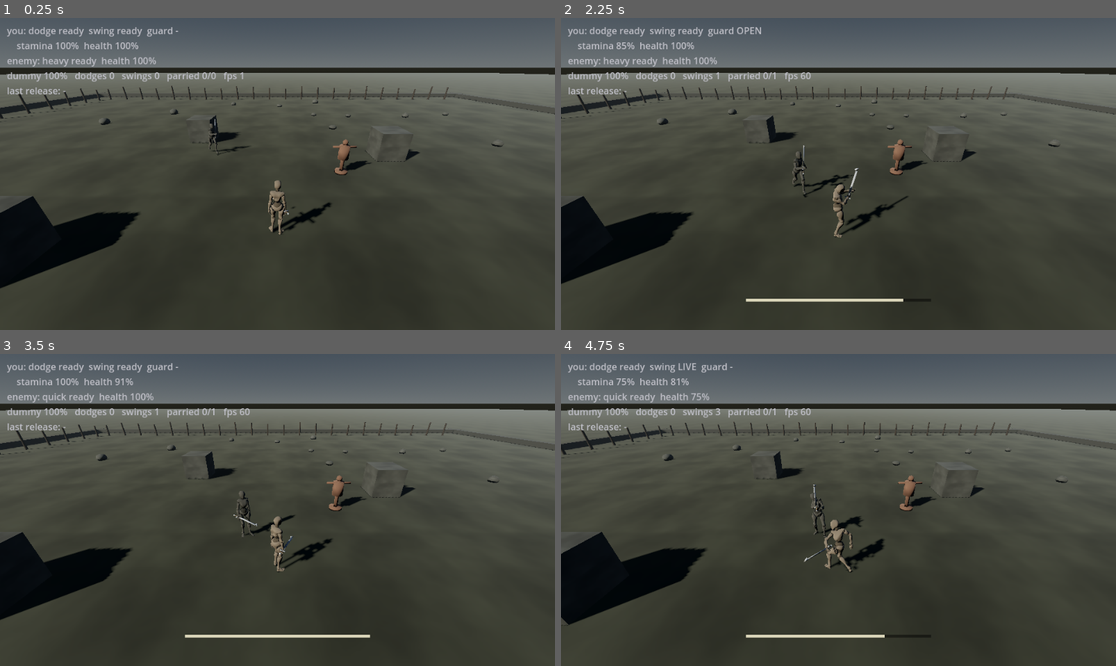
Above: before the commit, frames 1-4 (two rows, left to right).
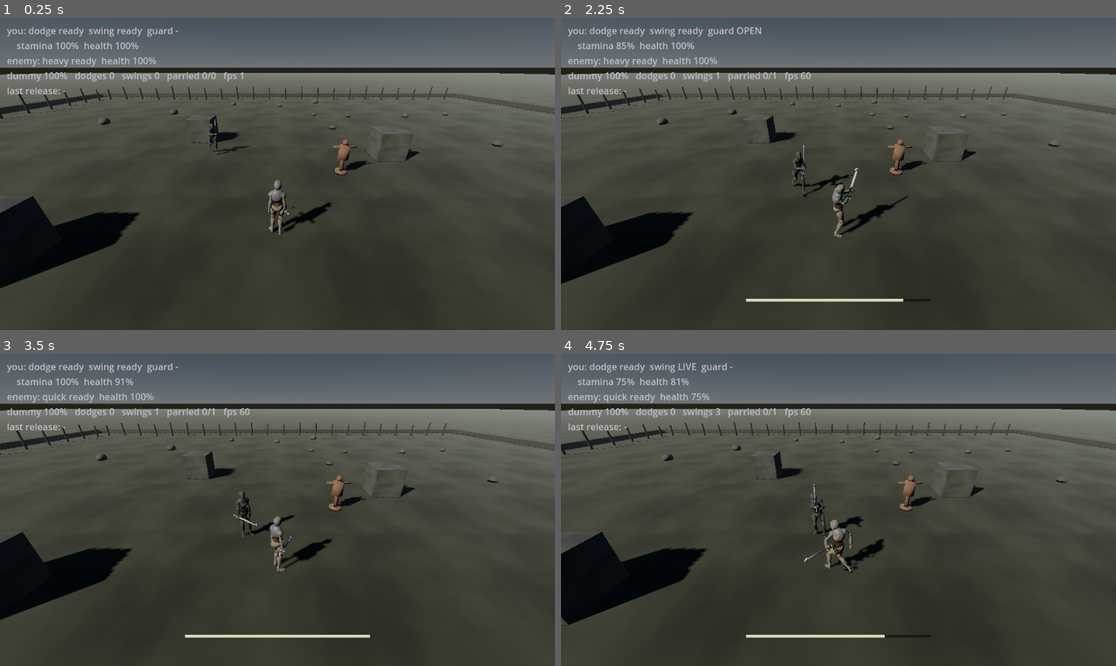
Above: after the commit, the same moments.

Repository: knightdx91-alt/Bloodborn
Game: Godot game, scene res://main.tscn
Two runs of this game, one before a commit and one after it. Both use one fixed random seed, a clock stepped at 60 frames per second and the inputs below.
Inputs (mouse positions are in pixels of both pictures, inside the frame that each line leads up to):
- Up to frame 1 (0.25 s): no input
- Up to frame 2 (2.25 s): tap Enter at 0.5 s; move the mouse to (960, 158) at 0.52 s; hold D 0.53-1.25 s; tap J at 0.6 s; click (960, 158) at 0.67 s; tap Space at 0.77 s; drag from (727, 189) to (810, 236) at 1.27 s; move the mouse to (894, 105) at 2.02 s; hold D from 2.03 s (still down); tap K at 2.1 s
- Up to frame 3 (3.5 s): release D at 2.75 s; drag from (249, 572) to (111, 463) at 2.77 s
- Up to frame 4 (4.75 s): move the mouse to (1005, 556) at 3.52 s; hold A 3.53-4.25 s; tap J at 3.6 s; tap Space at 3.77 s; drag from (672, 463) to (755, 432) at 4.27 s

The runs differ from the first frame. In frame 1, 0.2% of the frame differs, in the area x 37-59%, y 34-69%; in frame 2, 0.2%; in frame 3, 0.2%, in the area x 42-59%, y 44-68%; in frame 4, 0.2%.

Commit message:
Put the characters in armour, in code, per slot
A helm, pauldrons, a cuirass, vambraces, tassets, thigh guards and
greaves, built from primitives in armour.gd and hung on the Mixamo
skeleton. They are still mannequins underneath, but they read as
fighters rather than shop dummies, and none of it cost anything.

The geometry is a placeholder. The structure is not. L63 tracks armour
across head, torso, arms and legs and says a piece that breaks does not
merely stop protecting — it comes off, and that slot is bare for the
rest of the fight: "a fighter who started the day in plate finishes it
half bare and increasingly desperate". A character with its armour baked
into one mesh cannot do that, which is most bought characters and all of
Mixamo's, so the slots were worth building before the meshes are worth
buying. shed(slot) is that rule, and L63 is now visible in the prototype
for the first time rather than only written down.

Placement is derived from the rest pose rather than guessed: limb bones
point their local +Y down the limb, measured, so an offset in +Y slides
a piece toward the hand or the foot. That holds for any Mixamo-rigged
character, which is what every spec here asks for.

Three things this got wrong on the way:

size was read as a radius when both primitives are built at diameter 1,
which put a bucket on the character's head and spheres the size of
melons on their shoulders.

Physically correct metal rendered as a black silhouette. A metal surface
is lit almost entirely by what it reflects and there is nothing in this
scene to reflect but a procedural sky, so metallic sits at 0.18 rather
than 0.75. Grounded iron is not a mirror anyway (L20), so the honest
value and the good-looking one agree.

And the whole project hung at startup with no output at all, which
looked like an infinite loop and was actually the global class cache not
knowing about a new class_name file. --import rebuilds it. Same trap as
when rules/ was added; it is in the README.

The enemy now wears darker kit as well as a darker body, because
interface.md 2 gives an opponent no marker over their head and the
difference has to live in the silhouette and the value.

Co-Authored-By: Claude Opus 5 <noreply@anthropic.com>
Claude-Session: https://claude.ai/code/session_01BaXNESXu95G2WgBMqTbcJn

Diff:
--- /dev/null
+++ b/prototype/armour.gd
@@ -0,0 +1,106 @@
+class_name Armour
+extends RefCounted
+## Grey-box armour, built from primitives and hung on the skeleton.
+##
+## This is a placeholder for the geometry and **not** a placeholder for
+## the structure. `pillars.md` **L63** tracks armour across head, torso,
+## arms and legs, each with its own condition, and says a piece that
+## breaks "does not merely stop protecting — **it comes off**, and that
+## slot is bare for the rest of the fight... a fighter who started the
+## day in plate finishes it half bare and increasingly desperate."
+##
+## A character with its armour baked into one mesh cannot do that, which
+## is most bought characters and all of Mixamo's — so the slots are worth
+## building before the meshes are worth buying. When real pieces arrive
+## they replace the boxes below and nothing else changes.
+
+enum Slot { HEAD, TORSO, ARMS, LEGS }
+
+## Which Mixamo bone carries each piece, and where along it.
+##
+## Limb bones point their local +Y down the limb — measured off the rest
+## pose, not assumed — so an offset in +Y slides a piece toward the hand
+## or the foot.
+##
+## `size` is the piece's FULL EXTENT, not a radius. Both primitives below
+## are built at diameter 1 so that scale and size are the same number;
+## reading it as a radius once put a bucket on the character's head.
+const PIECES := {
+	Slot.HEAD: [
+		{"bone": "Head", "shape": "dome", "size": Vector3(0.195, 0.25, 0.215),
+		 "at": Vector3(0.0, 0.075, 0.005), "metal": true},
+		{"bone": "Head", "shape": "box", "size": Vector3(0.03, 0.10, 0.035),
+		 "at": Vector3(0.0, 0.055, 0.095), "metal": true},
+	],
+	Slot.TORSO: [
+		{"bone": "Spine2", "shape": "dome", "size": Vector3(0.36, 0.40, 0.26),
+		 "at": Vector3(0.0, 0.04, 0.0), "metal": true},
+		{"bone": "Hips", "shape": "dome", "size": Vector3(0.32, 0.20, 0.25),
+		 "at": Vector3(0.0, 0.03, 0.0), "metal": false},
+	],
+	Slot.ARMS: [
+		{"bone": "LeftArm", "shape": "dome", "size": Vector3(0.175, 0.16, 0.175),
+		 "at": Vector3(0.0, 0.025, 0.0), "metal": true},
+		{"bone": "RightArm", "shape": "dome", "size": Vector3(0.175, 0.16, 0.175),
+		 "at": Vector3(0.0, 0.025, 0.0), "metal": true},
+		{"bone": "LeftForeArm", "shape": "tube", "size": Vector3(0.115, 0.18, 0.115),
+		 "at": Vector3(0.0, 0.12, 0.0), "metal": true},
+		{"bone": "RightForeArm", "shape": "tube", "size": Vector3(0.115, 0.18, 0.115),
+		 "at": Vector3(0.0, 0.12, 0.0), "metal": true},
+	],
+	Slot.LEGS: [
+		{"bone": "LeftLeg", "shape": "tube", "size": Vector3(0.135, 0.26, 0.135),
+		 "at": Vector3(0.0, 0.15, 0.0), "metal": true},
+		{"bone": "RightLeg", "shape": "tube", "size": Vector3(0.135, 0.26, 0.135),
+		 "at": Vector3(0.0, 0.15, 0.0), "metal": true},
+		{"bone": "LeftUpLeg", "shape": "tube", "size": Vector3(0.175, 0.26, 0.175),
+		 "at": Vector3(0.0, 0.15, 0.0), "metal": false},
+		{"bone": "RightUpLeg", "shape": "tube", "size": Vector3(0.175, 0.26, 0.175),
+		 "at": Vector3(0.0, 0.15, 0.0), "metal": false},
+	],
+}
+
+## Hang a harness on `skel`. Returns slot -> the nodes wearing it, so the
+## caller can take a slot off later.
+static func fit(skel: Skeleton3D, iron: Color, leather: Color) -> Dictionary:
+	var metal := Look.metal_material(iron)
+	var hide := Look.solid_material(leather, 8.0, 0.92)
+	var worn := {}
+
+	for slot in PIECES:
+		var nodes: Array[Node3D] = []
+		for piece in PIECES[slot]:
+			var bone := skel.find_bone("mixamorig_" + piece["bone"])
+			if bone < 0:
+				push_warning("no bone %s; that piece goes unworn" % piece["bone"])
+				continue
+
+			var mount := BoneAttachment3D.new()
+			mount.bone_idx = bone
+			skel.add_child(mount)
+
+			var mesh := MeshInstance3D.new()
+			var size: Vector3 = piece["size"]
+			match piece["shape"]:
+				"dome":
+					var sphere := SphereMesh.new()
+					sphere.radius = 0.5
+					sphere.height = 1.0
+					mesh.mesh = sphere
+				"tube":
+					var tube := CylinderMesh.new()
+					tube.top_radius = 0.42
+					tube.bottom_radius = 0.5
+					tube.height = 1.0
+					mesh.mesh = tube
+				_:
+					var box := BoxMesh.new()
+					box.size = Vector3.ONE
+					mesh.mesh = box
+			mesh.scale = size
+			mesh.position = piece["at"]
+			mesh.material_override = metal if piece["metal"] else hide
+			mount.add_child(mesh)
+			nodes.append(mount)
+		worn[slot] = nodes
+	return worn
--- a/prototype/fighter.gd
+++ b/prototype/fighter.gd
@@ -71,6 +71,9 @@
 var _hurt_for := 0.0
 var _stagger_for := 0.0
 var _sword: Node3D
+## Slot -> the nodes wearing it. L63 tracks head, torso, arms and legs
+## separately because a broken piece comes off and that slot stays bare.
+var _worn := {}
 
 ## Prototype scaffolding. Nothing on screen otherwise says a blow passed
 ## through you, and interface.md §2 forbids adding anything permanent to
@@ -86,7 +89,8 @@
 ## because the placeholder will be replaced, and because the player and
 ## an enemy have no reason to be the same person.
 func setup(max_health: float, tint: Color, carries_sword: bool = true,
-		character: String = CHARACTER) -> void:
+		character: String = CHARACTER,
+		iron: Color = Look.IRON, leather: Color = Look.LEATHER) -> void:
 	var body := (load(character) as PackedScene).instantiate()
 	# The capsule is two metres tall and centred on the origin, so the
 	# character hangs a metre below it to stand on its feet. Mixamo
@@ -111,6 +115,7 @@
 
 	if carries_sword:
 		_arm(skel)
+	_worn = Armour.fit(skel, iron, leather)
 
 	var lib := AnimationLibrary.new()
 	for key in LOCOMOTION:
@@ -291,12 +296,31 @@
 	anim.speed_scale = 1.0
 	return taken
 
+## L63: a piece that breaks does not merely stop protecting — it comes
+## off, and the slot is bare for the rest of the fight. The damage side
+## of that is not built yet; this is the half that makes it visible.
+func shed(slot: int) -> void:
+	for mount in _worn.get(slot, []):
+		(mount as Node3D).visible = false
+
+func wearing(slot: int) -> bool:
+	var mounts: Array = _worn.get(slot, [])
+	return not mounts.is_empty() and (mounts[0] as Node3D).visible
+
+## Put the whole harness back on. Respawn only — nothing in the design
+## repairs armour mid-fight (L59: repair is a crafter's job).
+func rearm() -> void:
+	for slot in _worn:
+		for mount in _worn[slot]:
+			(mount as Node3D).visible = true
+
 func revive() -> void:
 	health.reset()
 	stamina.reset()
 	dodge.reset()
 	attack.reset()
 	parry.reset()
+	rearm()
 	_hurt_for = 0.0
 	_stagger_for = 0.0
 	rotation = Vector3.ZERO
--- a/prototype/look.gd
+++ b/prototype/look.gd
@@ -38,6 +38,8 @@
 const STONE := Color(0.35, 0.36, 0.35)
 const TIMBER := Color(0.22, 0.17, 0.12)
 const KERB := Color(0.25, 0.25, 0.23)
+const IRON := Color(0.46, 0.47, 0.50)
+const LEATHER := Color(0.26, 0.19, 0.13)
 
 static func build(into: Node3D) -> void:
 	_sky(into)
@@ -125,6 +127,21 @@
 	mat.roughness = rough
 	return mat
 
+## Iron. Rough, and only slightly metallic.
+##
+## The metallic value is low on purpose and it is not a stylistic choice:
+## a metal surface is lit almost entirely by what it reflects, and there
+## is nothing here to reflect but a procedural sky. At a realistic 0.75
+## every piece of armour rendered as a black silhouette. Grounded iron is
+## not a mirror anyway (L20), so this reads better and costs nothing.
+static func metal_material(base: Color, rough: float = 0.52) -> StandardMaterial3D:
+	var mat := StandardMaterial3D.new()
+	mat.albedo_color = base
+	mat.roughness = rough
+	mat.metallic = 0.18
+	mat.metallic_specular = 0.55
+	return mat
+
 ## A ground material with some variation in it. A single flat colour is
 ## the single most render-like thing in any scene: real ground is
 ## blotchy, and the blotches are what give the eye scale and speed.
--- /dev/null
+++ b/prototype/shot.gd
@@ -0,0 +1,29 @@
+extends Node3D
+func _ready() -> void:
+	var w := (load("res://main.tscn") as PackedScene).instantiate()
+	add_child(w)
+	for i in 6: await get_tree().process_frame
+	if w._phase_label != null: w._phase_label.visible = false
+	w.player.position = Vector3(2, 1, 4)
+	w.enemy.position = Vector3(3.4, 1, 2.0)
+	w.player.rotation.y = 0.25
+	w.enemy.rotation.y = PI - 0.5
+	for i in 20: await get_tree().physics_frame
+	w.set_physics_process(false)
+	await get_tree().process_frame
+	w.cam.look_at_from_position(Vector3(2.3, 1.55, 6.1), Vector3(2.6, 1.05, 2.6), Vector3.UP)
+	await RenderingServer.frame_post_draw
+	await RenderingServer.frame_post_draw
+	get_viewport().get_texture().get_image().save_png("/tmp/armour_a.png")
+
+	# L63 made visible: the helm and the arms come off.
+	w.player.shed(Armour.Slot.HEAD)
+	w.player.shed(Armour.Slot.ARMS)
+	await get_tree().process_frame
+	await RenderingServer.frame_post_draw
+	await RenderingServer.frame_post_draw
+	get_viewport().get_texture().get_image().save_png("/tmp/armour_b.png")
+	print("after shedding: head=%s arms=%s torso=%s legs=%s" % [
+		str(w.player.wearing(Armour.Slot.HEAD)), str(w.player.wearing(Armour.Slot.ARMS)),
+		str(w.player.wearing(Armour.Slot.TORSO)), str(w.player.wearing(Armour.Slot.LEGS))])
+	get_tree().quit()
--- /dev/null
+++ b/prototype/shot.tscn
@@ -0,0 +1,4 @@
+[gd_scene load_steps=2 format=3]
+[ext_resource type="Script" path="res://shot.gd" id="1"]
+[node name="Shot" type="Node3D"]
+script = ExtResource("1")
--- a/prototype/world.gd
+++ b/prototype/world.gd
@@ -100,7 +100,11 @@
 	add_child(enemy)
 	# Darker and colder, so the two are told apart by value rather than by
 	# a marker over anyone's head (interface.md §2).
-	enemy.setup(ENEMY_HEALTH, Color(0.40, 0.62, 0.62))
+	# Darker kit as well as a darker body. interface.md §2 gives an
+	# opponent no marker over their head, so the difference has to be in
+	# the silhouette and the value.
+	enemy.setup(ENEMY_HEALTH, Color(0.40, 0.62, 0.62), true, Fighter.CHARACTER,
+		Color(0.26, 0.27, 0.30), Color(0.16, 0.13, 0.10))
 	tactics = EnemyTactics.new(20260914)
 
 	cam = Camera3D.new()
Not shown, changed: STATUS.md
Not shown, changed: docs/index.html
Not shown, changed: docs/index.pck
Not shown, changed: prototype/README.md
